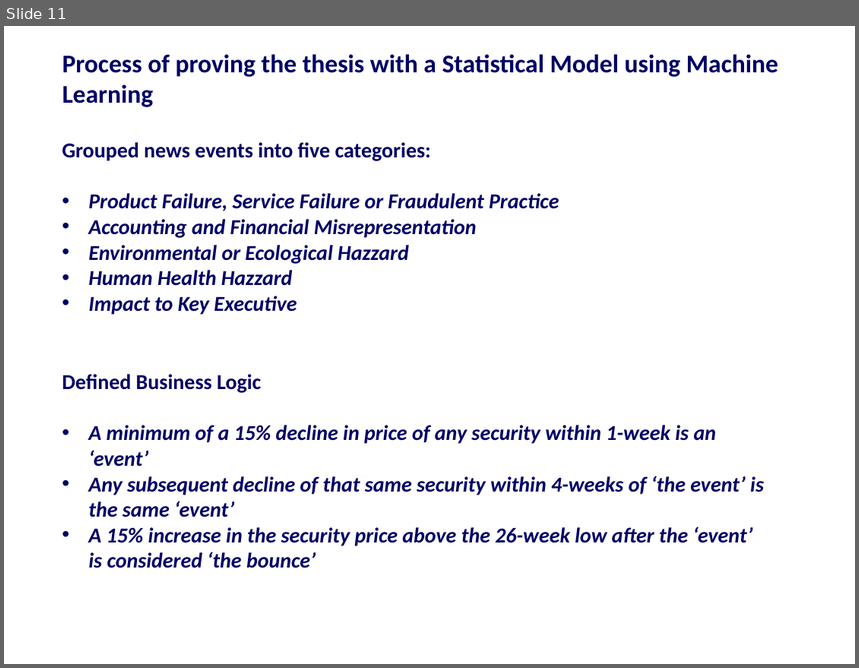
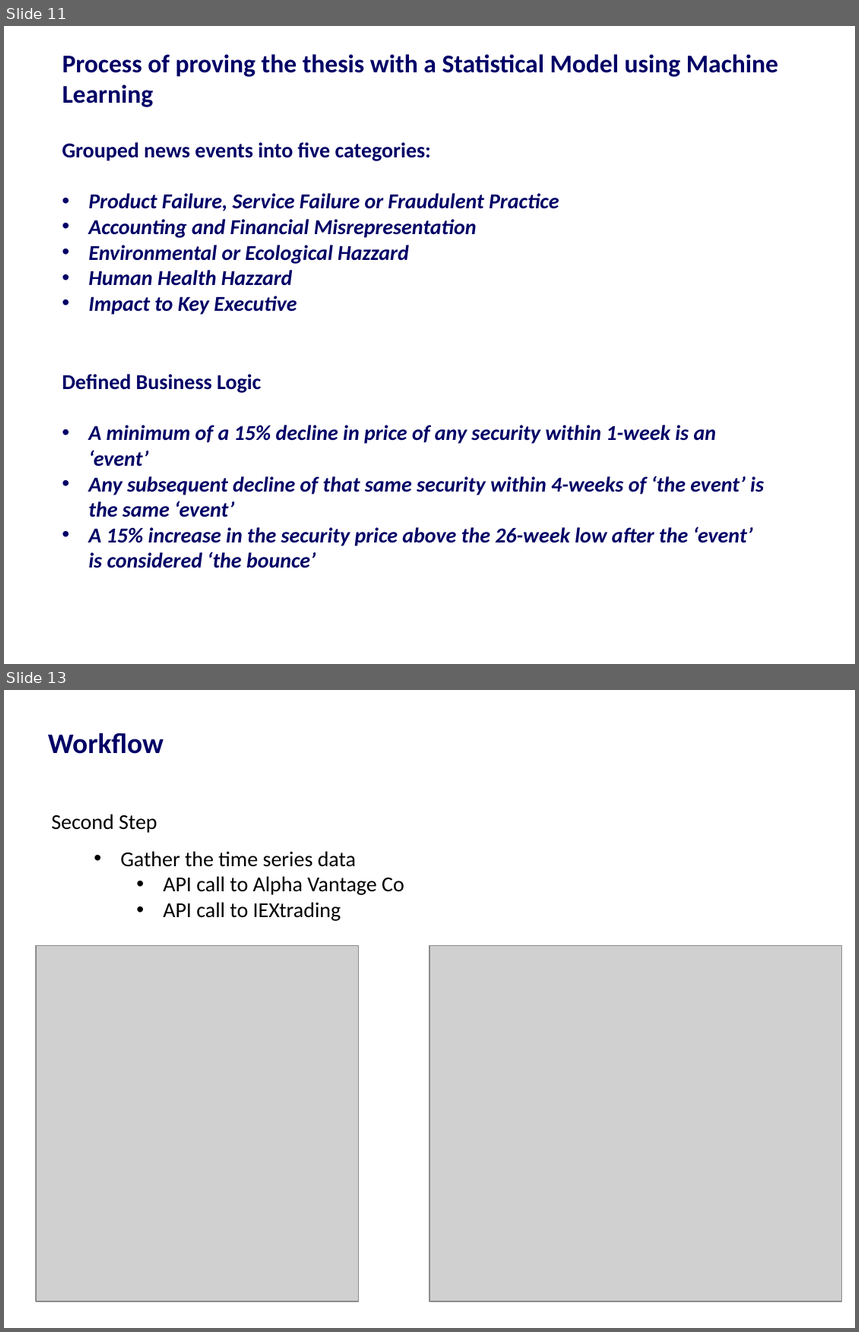
Before and after one commit to harshil753/Bounce_Back, a slide deck: Bounce_Back 24012018v1.pptx. Shown one above the other, each under a label of ours: slide 11 before the commit, slides 11 and 13 after it; the slides between them are not shown. The pictures are 859x668 and 859x1332 pixels, drawn with LibreOffice and Linux fonts; fonts in the diff are those of the drawing; grey boxes stand for pictures. Boxes give left, top, right and bottom in pixels: in the first picture for what was removed or moved away, otherwise in the second. Text is boxed around its words. In the diff, an @@ line names an element or a change of style, - is before the commit and + after.

```diff
--- a/Bounce_Back 24012018v1.pptx
+++ b/Bounce_Back 24012018v1.pptx
@@ slide 13 added at bbox=[4, 690, 855, 1328], background #FFFFFF @@
@@ title added at bbox=[48, 733, 164, 754], 24 pt, text #000066, bold @@
+Workflow
@@ text added at bbox=[51, 814, 405, 921], 18 pt, text #000000 @@
+Second Step
+  • Gather the time series data
+    • API call to Alpha Vantage Co
+    • API call to IEXtrading
@@ picture added at bbox=[37, 945, 359, 1301] @@
@@ picture added at bbox=[430, 945, 842, 1301] @@
```
Also in this commit, not shown: 10 other slides added, 4 slides removed, 6 other files.
